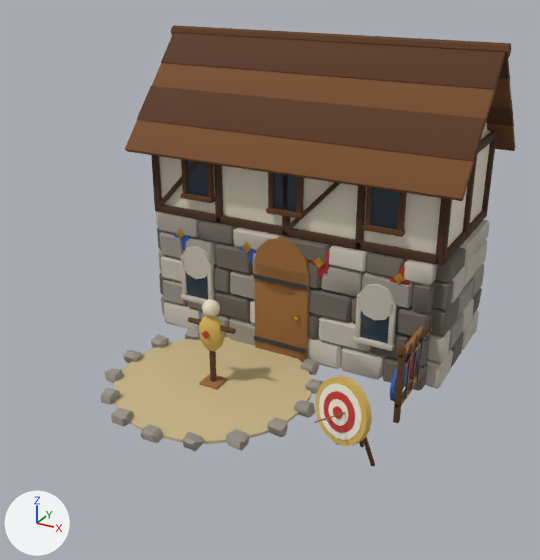
A saved change to the glTF model modele3d/export/mapa/koszary_poz13.glb.
The view is the same before and after, from a 50 mm camera at (6.33, -11.85, 7.65) aimed at (0.1, -0.52, 1.99). The axes (+X, +Y, +Z) are drawn at lower left. The lights are the same throughout. The older version comes first. Vertices at exactly the same position are counted once.

Objects in the first picture: 'koszary_poz13'.
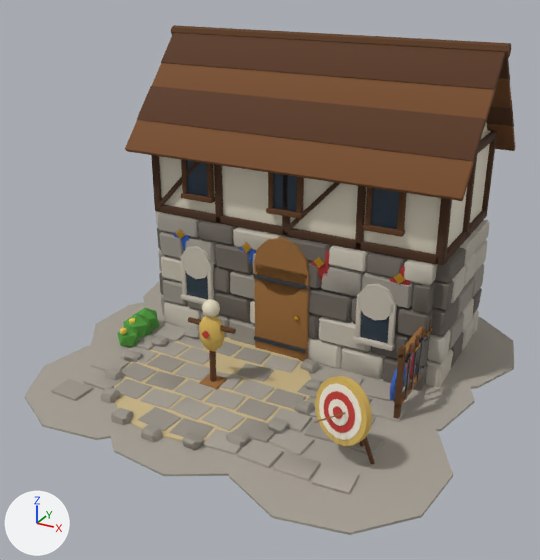
Where the change shows, as pixel boxes [x1, y1, x2, y2] in the pictures (540 x 560 px):
'koszary_poz13', reshaped (19% wider, 16% taller)
    before: [101, 25, 515, 466]
    after: [24, 25, 515, 535]
part 1 of me_koszary_poz13, added
    after: [24, 345, 115, 440]
part 2 of me_koszary_poz13, added
    after: [90, 302, 187, 369]
part 3 of me_koszary_poz13, added
    after: [143, 281, 188, 330]
part 4 of me_koszary_poz13, added
    after: [105, 403, 230, 476]
part 5 of me_koszary_poz13, added
    after: [229, 421, 453, 535]
part 6 of me_koszary_poz13, added
    after: [301, 361, 474, 437]
part 7 of me_koszary_poz13, added
    after: [423, 317, 514, 389]
part 8 of me_koszary_poz13, added
    after: [123, 314, 152, 338]
part 9 of me_koszary_poz13, added
    after: [117, 327, 140, 347]
part 10 of me_koszary_poz13, built on
    before: [141, 347, 160, 356]
    after: [51, 308, 406, 494]

Diff of the bpy script that builds the scene:
```diff
--- a/modele3d/export/mapa/koszary_poz13.glb.py
+++ b/modele3d/export/mapa/koszary_poz13.glb.py
@@ mat_mapa_flower_y @@
+mat_mapa_flower_y = principled_material('mapa_flower_y')
+mat_mapa_flower_y.base_color = (0.888, 0.631, 0.0685)  # yellow #f2d04a
+mat_mapa_flower_y.roughness = 0.7
@@ mat_mapa_paving @@
+mat_mapa_paving = principled_material('mapa_paving')
+mat_mapa_paving.base_color = (0.392, 0.356, 0.305)  # grey #a8a196
+mat_mapa_paving.roughness = 0.95
@@ mat_mapa_flower_r @@
+mat_mapa_flower_r = principled_material('mapa_flower_r')
+mat_mapa_flower_r.base_color = (0.745, 0.0648, 0.0648)  # red #e04848
+mat_mapa_flower_r.roughness = 0.7
@@ mat_mapa_leaves @@
+mat_mapa_leaves = principled_material('mapa_leaves')
+mat_mapa_leaves.base_color = (0.0782, 0.323, 0.0423)  # green #4f9a3a
+mat_mapa_leaves.roughness = 0.85
@@ me_koszary_poz13 @@
 # used by ob_koszary_poz13; location = (0.0, 0.0, 0.0)
-me_koszary_poz13.from_pydata(...)  # 8210 vertices, 15444 faces; spans x -3.5..3.5, y -3.59..3.77, z -0.04..6.22
+me_koszary_poz13.from_pydata(...)  # 9638 vertices, 18028 faces; spans x -4.51..4.33, y -4.19..4.01, z -0.13..6.22
+# me_koszary_poz13 part 1: a new loose piece, a 10-sided cylinder along z spanning x -3.932..-0.403, y -4.098..-0.595, z 0.005..0.045, in mat_mapa_paving (grey #a8a196)
+# me_koszary_poz13 part 2: a new loose piece, a 10-sided cylinder along z spanning x -4.256..-0.674, y -1.983..1.768, z 0.004..0.046, in mat_mapa_paving (grey #a8a196)
+# me_koszary_poz13 part 3: a new loose piece, a 10-sided cylinder along z spanning x -4.505..-0.488, y 0.082..4.008, z 0.003..0.047, in mat_mapa_paving (grey #a8a196)
+# me_koszary_poz13 part 4: a new loose piece, a 10-sided cylinder along z spanning x -1.952..1.589, y -4.185..-0.699, z 0.004..0.046, in mat_mapa_paving (grey #a8a196)
+# me_koszary_poz13 part 5: a new loose piece, a 10-sided cylinder along z spanning x 0.546..4.218, y -4.191..-0.474, z 0.003..0.047, in mat_mapa_paving (grey #a8a196)
+# me_koszary_poz13 part 6: a new loose piece, a 10-sided cylinder along z spanning x 0.094..3.952, y -1.745..2.031, z 0.002..0.048, in mat_mapa_paving (grey #a8a196)
+# me_koszary_poz13 part 7: a new loose piece, a 10-sided cylinder along z spanning x 0.578..4.327, y 0.24..3.907, z 0.001..0.049, in mat_mapa_paving (grey #a8a196)
+# me_koszary_poz13 part 8: a new loose piece, an icosphere of 20 faces spanning x -3.44..-2.85, y -0.84..-0.28, z -0.13..0.53, in mat_mapa_leaves (green #4f9a3a)
+# me_koszary_poz13 part 9: a new loose piece, an icosphere of 20 faces spanning x -3.26..-2.81, y -1.23..-0.8, z -0.05..0.45, in mat_mapa_leaves (green #4f9a3a)
+# me_koszary_poz13 part 10: 1 vertex moved within x -2.44, y -1.01, z 0.08; 1116 vertices added at x -3.48..2.97, y -3.27..0.06, z -0.12..0.52
+# other edits to the shape of me_koszary_poz13 do not show in these pictures
 me_koszary_poz13.materials.append(mat_mapa_stone_light)
@@ me_koszary_poz13 @@
 me_koszary_poz13.materials.append(mat_mapa_leather)
+me_koszary_poz13.materials.append(mat_mapa_paving)  # grey #a8a196
+me_koszary_poz13.materials.append(mat_mapa_leaves)  # green #4f9a3a
+me_koszary_poz13.materials.append(mat_mapa_flower_y)  # yellow #f2d04a
+me_koszary_poz13.materials.append(mat_mapa_flower_r)  # red #e04848
```
